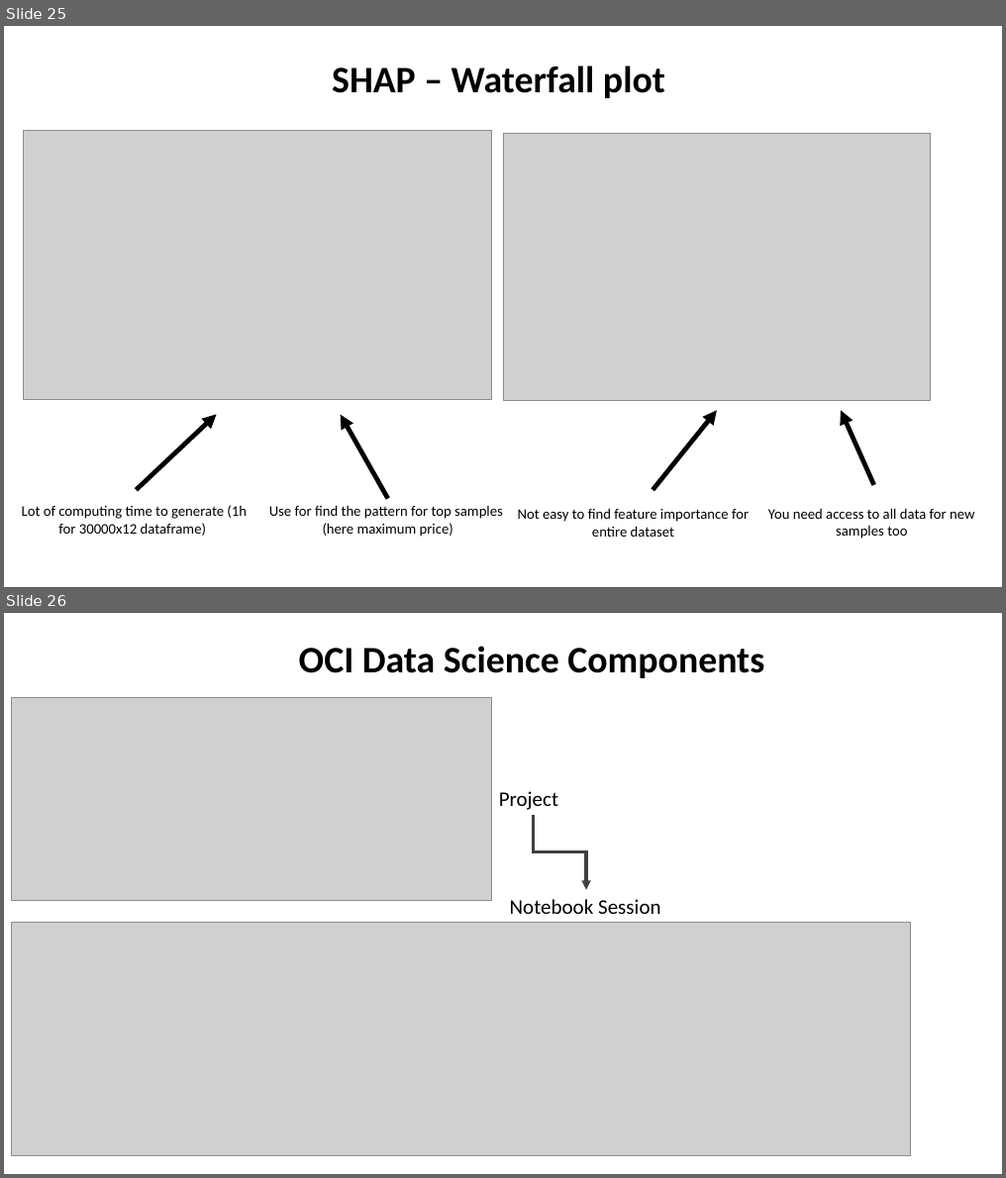
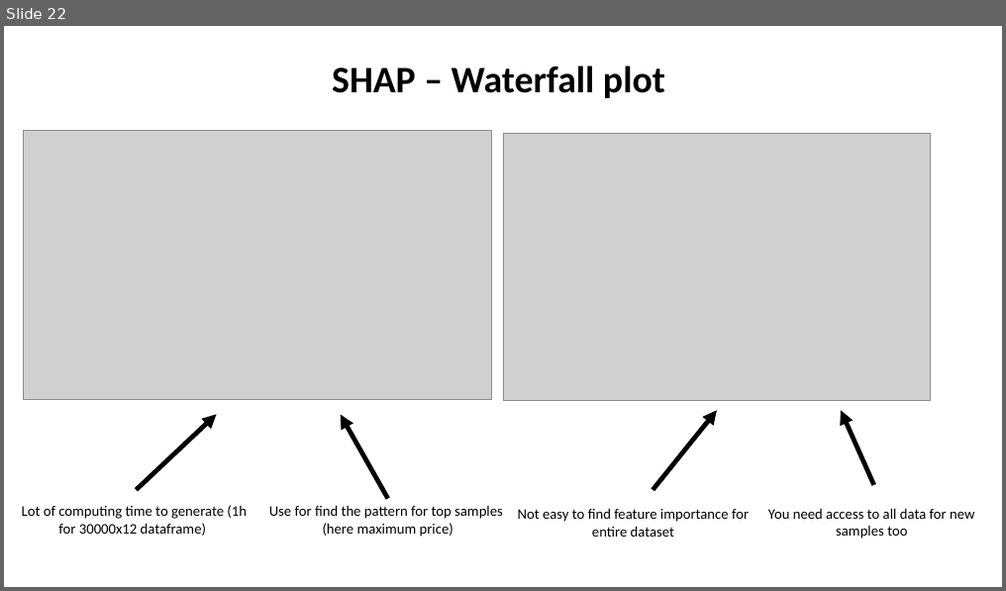
Before and after one commit to zizu1985/UKOUG_Discover_2026, a slide deck: What_Shapes_Prices_In_Airbnb_OCI_ADS.pptx. Shown one above the other, each under a label of ours: slides 25 and 26 before the commit, slide 22 after it. The pictures are 1006x1178 and 1006x591 pixels, drawn with LibreOffice and Linux fonts; fonts in the diff are those of the drawing; grey boxes stand for pictures. Boxes give left, top, right and bottom in pixels: in the first picture for what was removed or moved away, otherwise in the second. Text is boxed around its words. In the diff, an @@ line names an element or a change of style, - is before the commit and + after.

```diff
--- a/What_Shapes_Prices_In_Airbnb_OCI_ADS.pptx
+++ b/What_Shapes_Prices_In_Airbnb_OCI_ADS.pptx
@@ slide 26 removed at [4,613,1002,1174], background #FFFFFF @@
@@ text removed at [299,646,764,678] @@
-OCI Data Science Components
@@ picture removed at [12,697,491,900] @@
@@ text removed at [499,791,558,810] @@
-Project
@@ elbow arrow removed from (534, 815) to (586, 890) @@
@@ text removed at [510,899,661,914] @@
-Notebook Session
@@ picture removed at [12,923,911,1156] @@
@@ what was slide 25 is now slide 22 @@
```
Also in this commit, not shown: 1 slide changed, 7 other slides removed.
